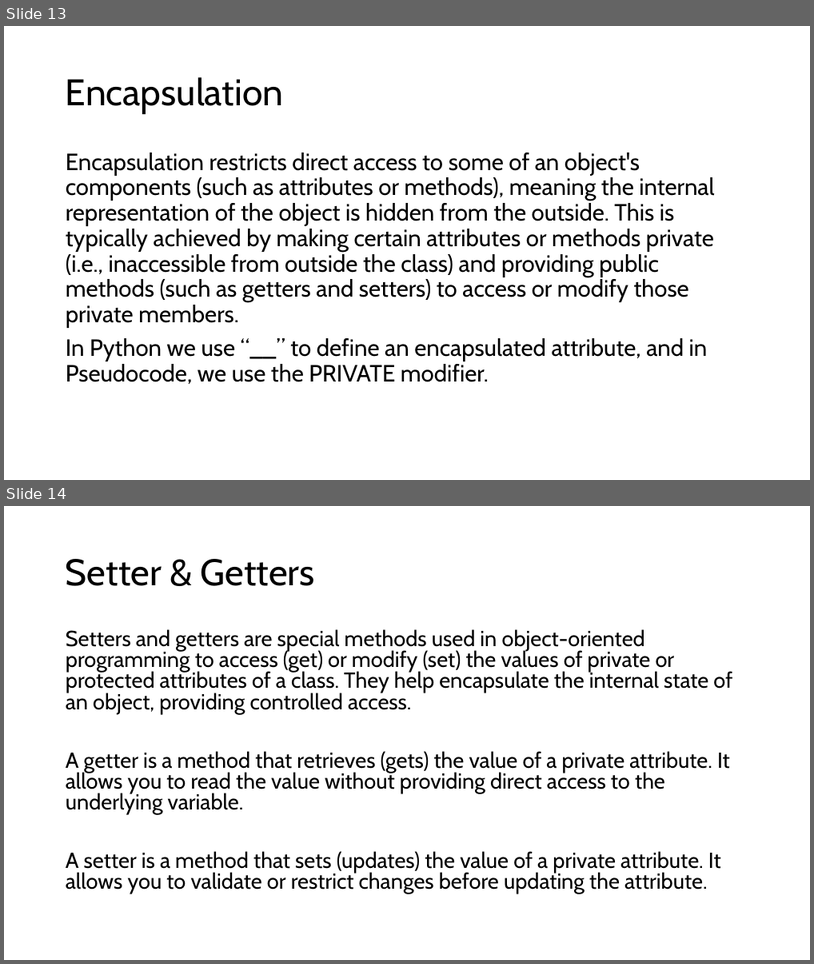
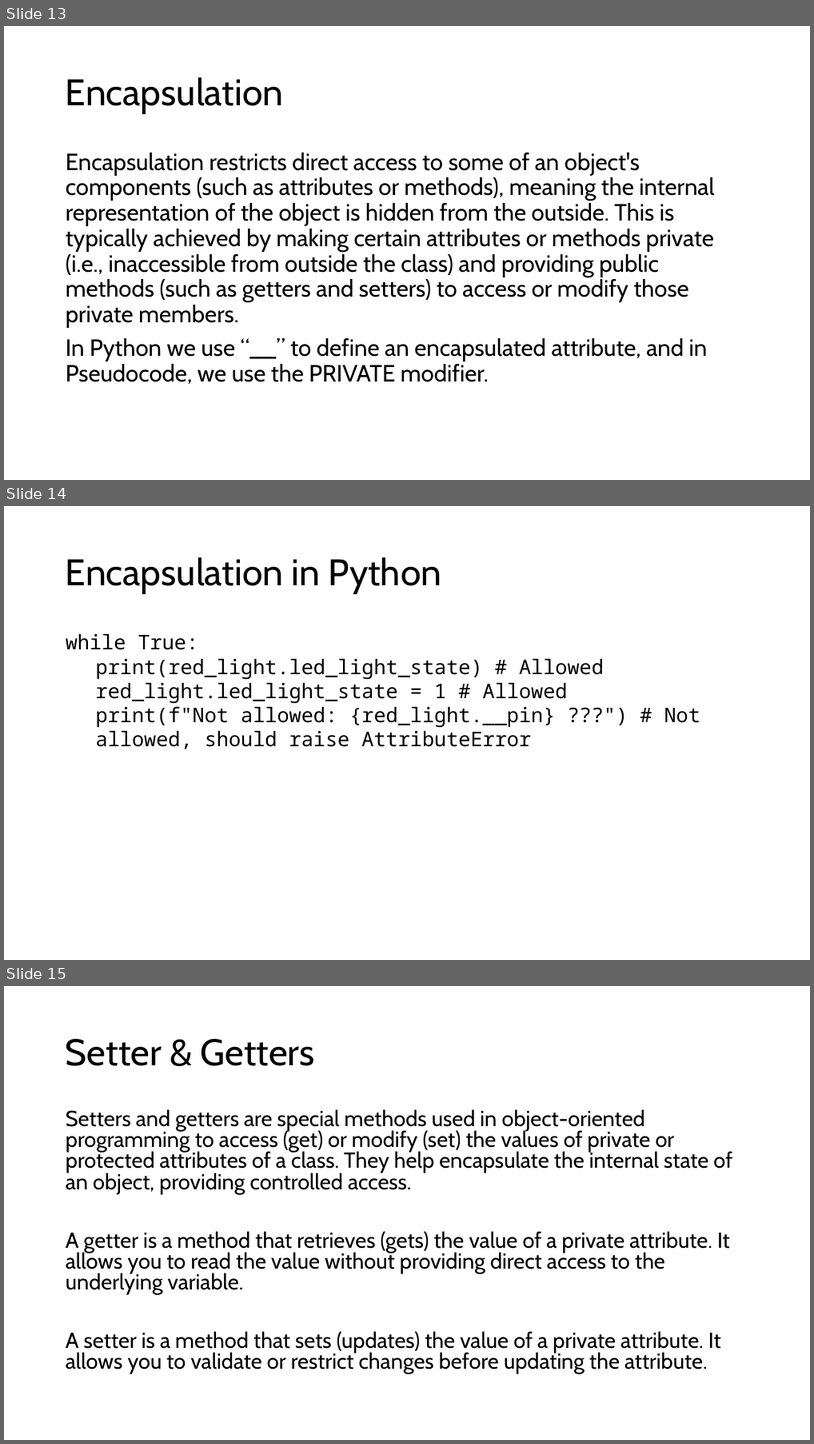
Before and after one commit to TempeHS/MicroPython_OOP_Pi_Pico_Mini_Project_Source, a slide deck: tutorials/presentations/Lecture2.pptx. Shown one above the other, each under a label of ours: slides 13 and 14 before the commit, slides 13, 14 and 15 after it. The pictures are 814x964 and 814x1444 pixels, drawn with LibreOffice and Linux fonts; fonts in the diff are those of the drawing. Boxes give left, top, right and bottom in pixels: in the first picture for what was removed or moved away, otherwise in the second. Text is boxed around its words. In the diff, an @@ line names an element or a change of style, - is before the commit and + after.

```diff
--- a/tutorials/presentations/Lecture2.pptx
+++ b/tutorials/presentations/Lecture2.pptx
@@ slide 14 added at (4, 506, 810, 960), background #FFFFFF @@
@@ title added at (66, 557, 442, 594), 44 pt, text #000000 @@
+Encapsulation in Python
@@ text added at (66, 634, 701, 749), 24 pt, text #000000 @@
+while True:
+  print(red_light.led_light_state) # Allowed
+  red_light.led_light_state = 1 # Allowed
+  print(f"Not allowed: {red_light.__pin} ???") # Not allowed, should raise AttributeError
@@ what was slide 14 is now slide 15 @@
```
Also in this commit, not shown: 8 other files.
